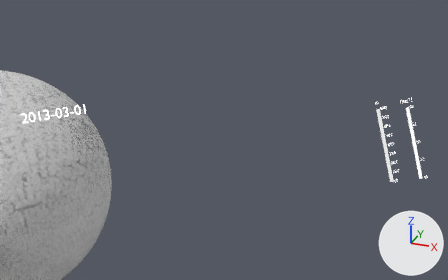
The Blender file mld/access_mld.blend, before and after one commit.
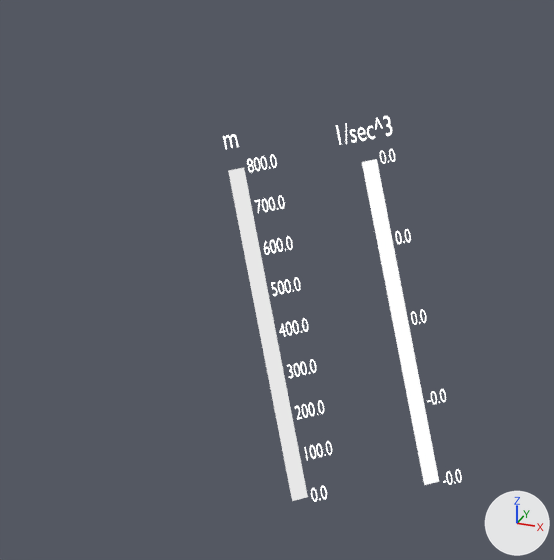
Each version is shown from a 50 mm camera at (7.229, -7.458, 5.155) aimed at (6.883, -6.58, 4.733), then close up on the part from 73% to 100% of the width and 26% to 70% of the height. Every picture has the same lights, and +X, +Y and +Z are marked at lower right.

In view in the first close-up: 'cbar_BlenderNC_default', 'cbar_Output', 'text_cbar_Output', 'text_cbar_Output.001', 'text_cbar_Output.002', 'text_cbar_Output.003', 'text_cbar_Output.004', 'text_units_cbar_Output'.
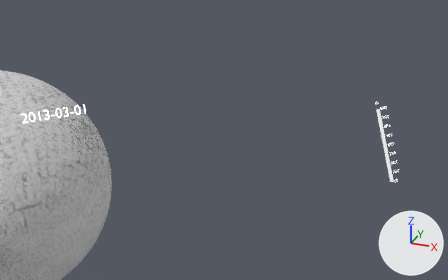
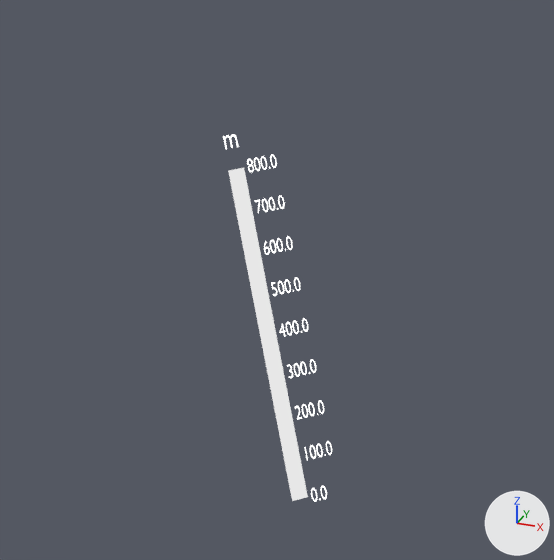
Boxes [x1, y1, x2, y2] around the edits, measured in the close-ups (554 x 560 px):
'cbar_Output', deleted: before [362, 159, 439, 485]
'text_units_cbar_Output', deleted: before [336, 116, 392, 145]
'text_cbar_Output', deleted: before [443, 469, 462, 485]
'text_cbar_Output.003', deleted: before [395, 229, 411, 244]
'text_cbar_Output.001', deleted: before [427, 389, 446, 404]
'text_cbar_Output.002', deleted: before [411, 309, 426, 325]
'text_cbar_Output.004', deleted: before [380, 149, 395, 164]

What changed in the scene script:
```text
Remove ob_cbar_output:
    ob_cbar_output = bpy.data.objects.new('cbar_Output', me_plane_003)
    ob_cbar_output.location = (7.1782, -6.4687, 4.7302)
    ob_cbar_output.rotation_euler = (1.109, 0.0, 0.815)  # degrees (64, 0, 47)
    ob_cbar_output.scale = (0.0035, 0.06, 1.0)
Remove ob_text_cbar_output:
    ob_text_cbar_output = bpy.data.objects.new('text_cbar_Output', txt_text_043)
    ob_text_cbar_output.parent = ob_cbar_output
    ob_text_cbar_output.location = (1.4, -1.0, 0.0)
    ob_text_cbar_output.scale = (1.7, 0.12, 1.2)
Remove ob_text_cbar_output_001:
    ob_text_cbar_output_001 = bpy.data.objects.new('text_cbar_Output.001', txt_text_044)
    ob_text_cbar_output_001.parent = ob_cbar_output
    ob_text_cbar_output_001.location = (1.4, -0.5, 0.0)
    ob_text_cbar_output_001.scale = (1.7, 0.12, 1.2)
Remove ob_text_cbar_output_002:
    ob_text_cbar_output_002 = bpy.data.objects.new('text_cbar_Output.002', txt_text_045)
    ob_text_cbar_output_002.parent = ob_cbar_output
    ob_text_cbar_output_002.location = (1.4, 0.0, 0.0)
    ob_text_cbar_output_002.scale = (1.7, 0.12, 1.2)
Remove ob_text_cbar_output_003:
    ob_text_cbar_output_003 = bpy.data.objects.new('text_cbar_Output.003', txt_text_046)
    ob_text_cbar_output_003.parent = ob_cbar_output
    ob_text_cbar_output_003.location = (1.4, 0.5, 0.0)
    ob_text_cbar_output_003.scale = (1.7, 0.12, 1.2)
Remove ob_text_cbar_output_004:
    ob_text_cbar_output_004 = bpy.data.objects.new('text_cbar_Output.004', txt_text_047)
    ob_text_cbar_output_004.parent = ob_cbar_output
    ob_text_cbar_output_004.location = (1.4, 1.0, 0.0)
    ob_text_cbar_output_004.scale = (1.7, 0.12, 1.2)
Remove ob_text_units_cbar_output:
    ob_text_units_cbar_output = bpy.data.objects.new('text_units_cbar_Output', txt_text_048)
    ob_text_units_cbar_output.parent = ob_cbar_output
    ob_text_units_cbar_output.location = (0.0, 1.18, 0.0)
    ob_text_units_cbar_output.scale = (1.7, 0.12, 1.2)
```
